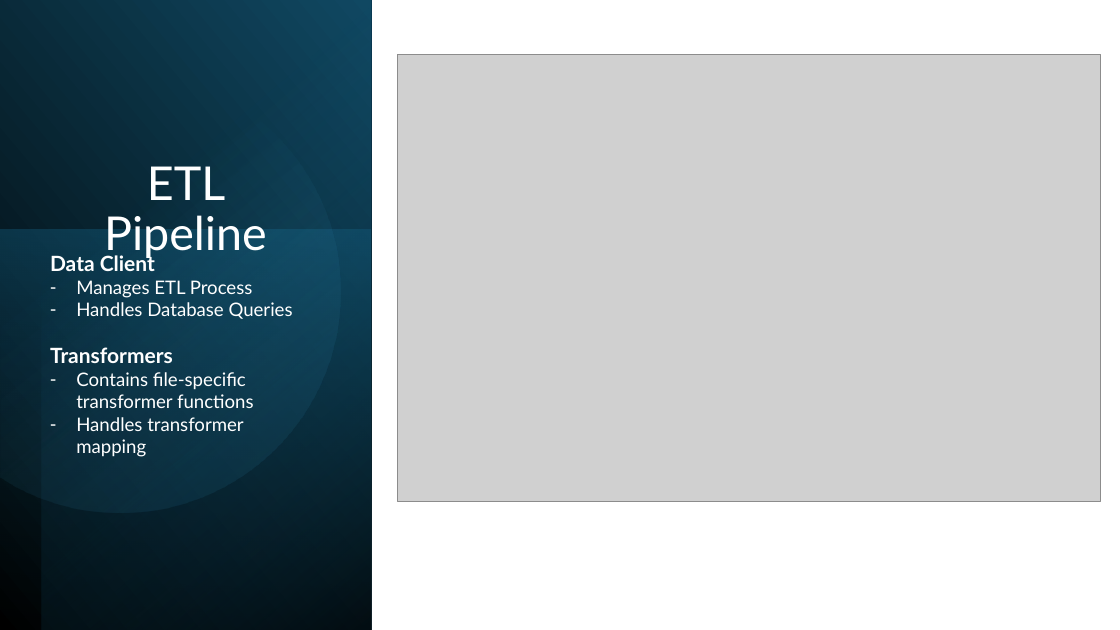
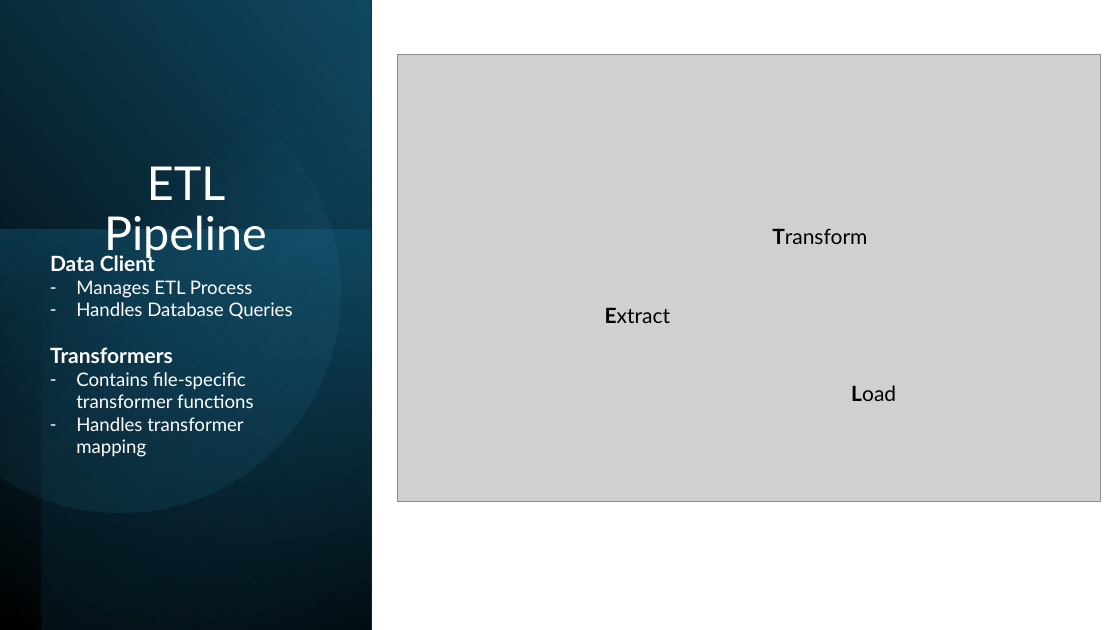
Before and after one commit to kencopas/Projects, a slide deck: slide 5 of Capstone/docs/Kenneth Copas - Capstone Presentation.pptx. Drawn at 1120x630 pixels with LibreOffice and Linux fonts; fonts in the diff are those of the drawing; grey boxes stand for pictures. Boxes give left, top, right and bottom in pixels: in the first picture for what was removed or moved away, otherwise in the second. Text is boxed around its words. In the diff, an @@ line names an element or a change of style, - is before the commit and + after.

```diff
--- a/Capstone/docs/Kenneth Copas - Capstone Presentation.pptx
+++ b/Capstone/docs/Kenneth Copas - Capstone Presentation.pptx
@@ text added at (x1=772, y1=228, x2=867, y2=244), 18 pt, text #000000 @@
+Transform
@@ text added at (x1=605, y1=308, x2=670, y2=323), 18 pt, text #000000 @@
+Extract
@@ text added at (x1=851, y1=385, x2=896, y2=401), 18 pt, text #000000 @@
+Load
```
Also in this commit, not shown: 5 other slides changed, 2 slides added, 4 slides removed, 11 other files.
